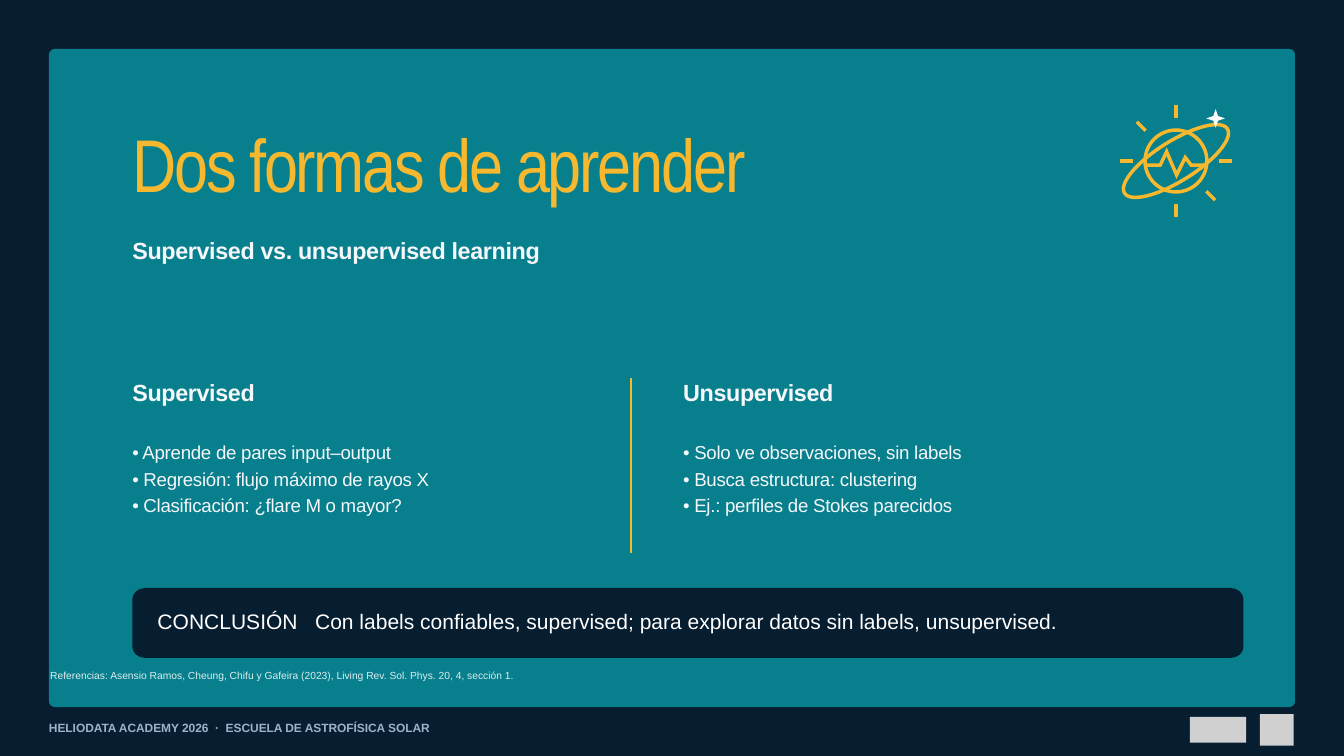
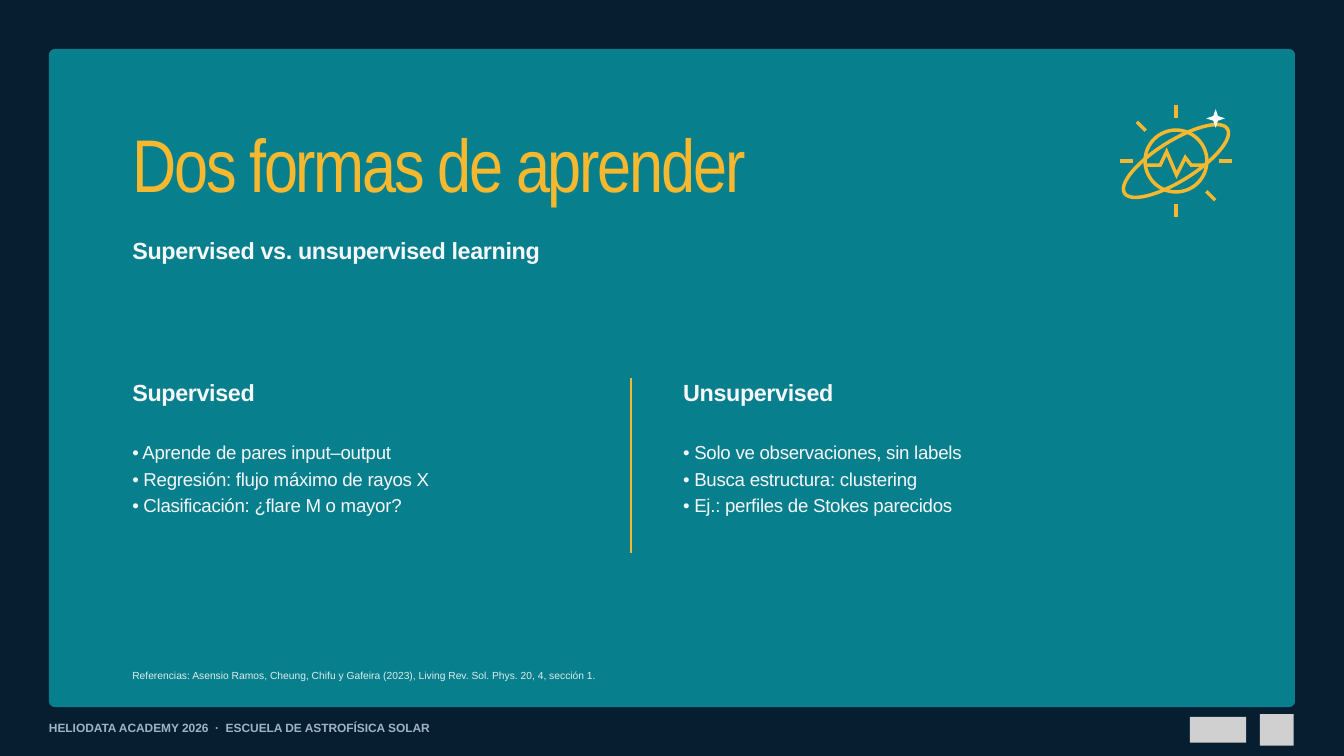
Before and after one commit to Group-of-Solar-Astrophysics/Escuela-Astrofisica-Solar-2026, a slide deck: slide 4 of 01_Material_por_expositor/Juan_Esteban_Agudelo_Ortiz/01_Presentacion/Machine_Learning_aplicado_al_Sol_Escuela_2026.pptx. Drawn at 1344x756 pixels with LibreOffice and Linux fonts; fonts in the diff are those of the drawing; grey boxes stand for pictures. Boxes give left, top, right and bottom in pixels: in the first picture for what was removed or moved away, otherwise in the second. Text is boxed around its words. In the diff, an @@ line names an element or a change of style, - is before the commit and + after.

```diff
--- a/01_Material_por_expositor/Juan_Esteban_Agudelo_Ortiz/01_Presentacion/Machine_Learning_aplicado_al_Sol_Escuela_2026.pptx
+++ b/01_Material_por_expositor/Juan_Esteban_Agudelo_Ortiz/01_Presentacion/Machine_Learning_aplicado_al_Sol_Escuela_2026.pptx
@@ freeform shape removed at bbox=[132, 588, 1244, 658] @@
@@ text removed at bbox=[157, 613, 1057, 634] @@
-CONCLUSIÓN Con labels confiables, supervised; para explorar datos sin labels, unsupervised.
@@ text "Referencias: Asensio Ramos, Cheung, Chifu ...": place and size @@
-text "Referencias: Asensio Ramos, Cheung, Chifu ..." at bbox=[50, 671, 514, 681]
+text "Referencias: Asensio Ramos, Cheung, Chifu ..." at bbox=[132, 671, 596, 681]
```
Also in this commit, not shown: 3 other slides changed, 1 other file.
